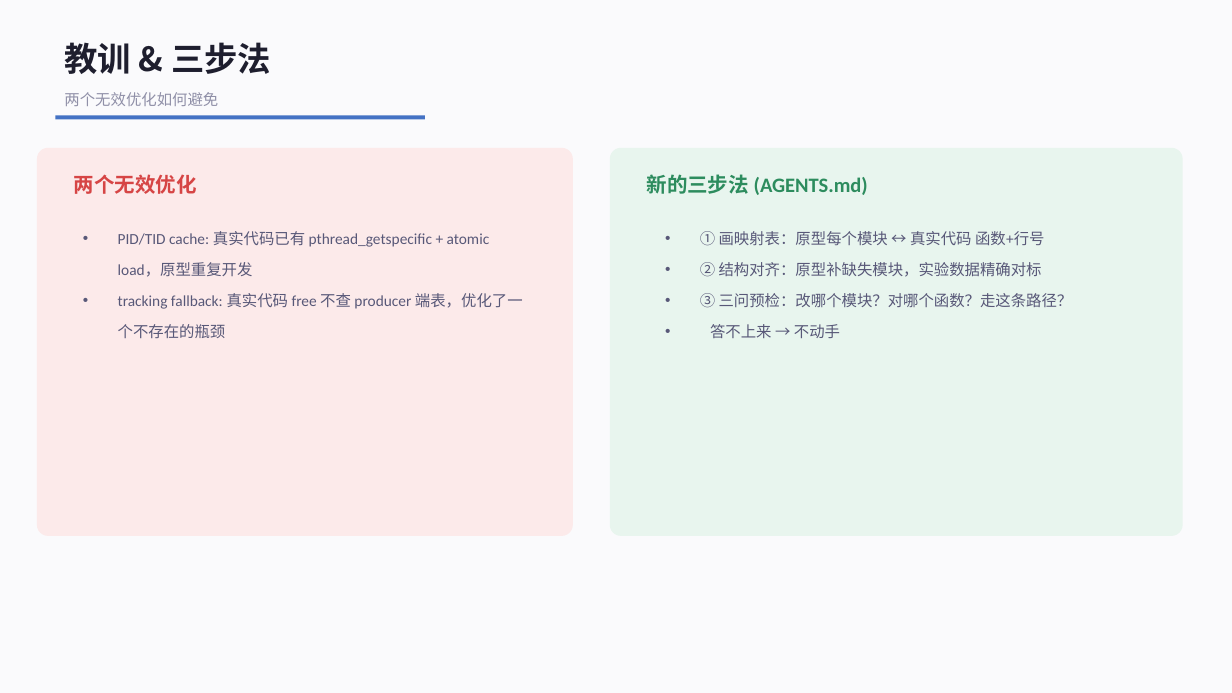
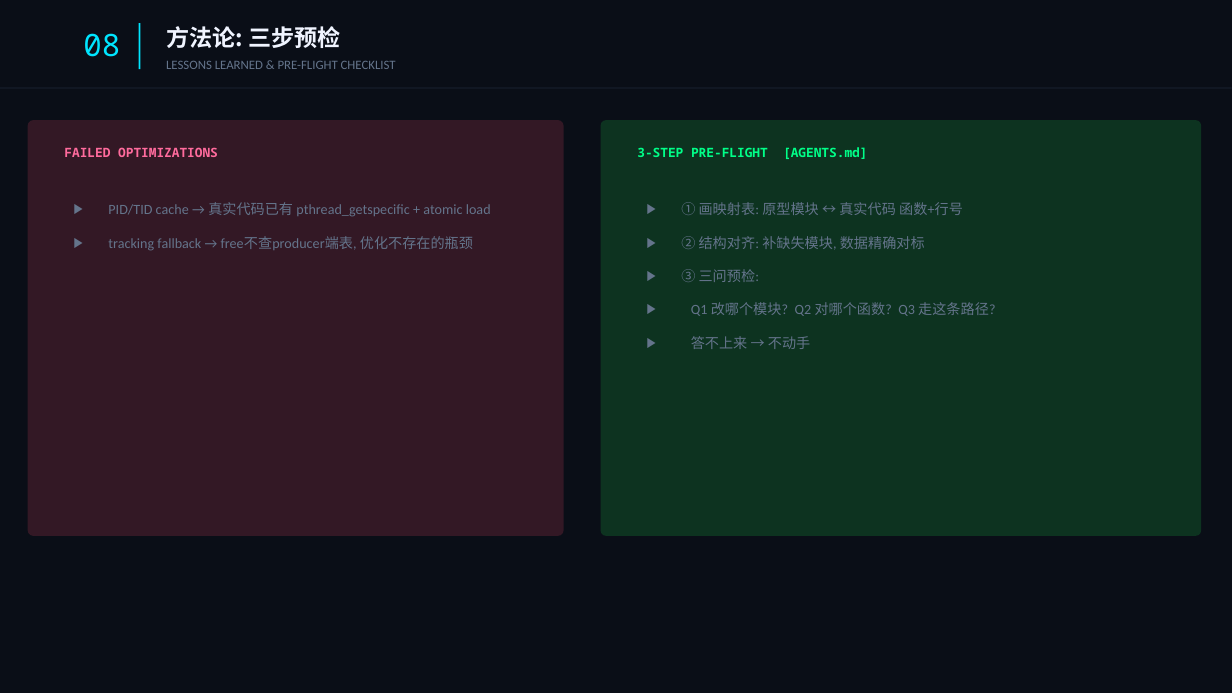
Before and after one commit to YiChiChen1106/Nativehook_linux_planb, a slide deck: slide 9 of presentation/native_hook_progress_2026-06-05.pptx. Drawn at 1232x693 pixels with LibreOffice and Linux fonts; fonts in the diff are those of the drawing. Boxes give left, top, right and bottom in pixels: in the first picture for what was removed or moved away, otherwise in the second. Text is boxed around its words. In the diff, an @@ line names an element or a change of style, - is before the commit and + after.

Commit message:
Redesign PPT v3: dark tech style with neon accents and Consolas

```diff
--- a/presentation/native_hook_progress_2026-06-05.pptx
+++ b/presentation/native_hook_progress_2026-06-05.pptx
@@ background #FAFAFC to #0A0E17 @@
@@ rectangle added at (x1=139, y1=23, x2=140, y2=69), fill #00E5FF @@
@@ text at (x1=166, y1=26, x2=340, y2=48): text changed; size 26 to 18 pt; text colour #1E1E2E to #F0F4FF @@
-教训 & 三步法
+方法论: 三步预检
@@ text added at (x1=83, y1=33, x2=120, y2=57), 24 pt, text #00E5FF @@
+08
@@ rectangle added at (x1=0, y1=88, x2=1232, y2=89), fill #1E293B @@
@@ text added at (x1=166, y1=61, x2=396, y2=69), 10 pt, text #64748B @@
+LESSONS LEARNED & PRE-FLIGHT CHECKLIST
@@ rectangle removed at (x1=55, y1=116, x2=425, y2=119) @@
@@ text removed at (x1=64, y1=92, x2=218, y2=106) @@
-两个无效优化如何避免
@@ rounded rectangle resized from (x1=37, y1=148, x2=573, y2=536) to (x1=28, y1=120, x2=564, y2=536) @@
@@ rounded rectangle at (x1=28, y1=120, x2=564, y2=536): fill #FCEAEA to #331825; proportions changed @@
@@ text added at (x1=64, y1=147, x2=218, y2=157), 10 pt, text #FF6B9D, bold @@
+FAILED OPTIMIZATIONS
@@ rounded rectangle resized from (x1=610, y1=148, x2=1183, y2=536) to (x1=601, y1=120, x2=1202, y2=536) @@
@@ rounded rectangle at (x1=601, y1=120, x2=1202, y2=536): fill #E8F5EE to #0D3320; proportions changed @@
@@ text added at (x1=637, y1=147, x2=867, y2=159), 10 pt, text #00FF88, bold @@
+3-STEP PRE-FLIGHT [AGENTS.md]
@@ text removed at (x1=74, y1=174, x2=197, y2=194) @@
-两个无效优化
@@ text removed at (x1=647, y1=174, x2=868, y2=195) @@
-新的三步法 (AGENTS.md)
@@ text at (x1=108, y1=202, x2=491, y2=250): text changed; size 12 to 11 pt; text colour #585878 to #64748B @@
-• PID/TID cache: 真实代码已有 pthread_getspecific + atomic load，原型重复开发
-• tracking fallback: 真实代码 free 不查 producer 端表，优化了一个不存在的瓶颈
+▶ PID/TID cache → 真实代码已有 pthread_getspecific + atomic load
+▶ tracking fallback → free不查producer端表, 优化不存在的瓶颈
@@ text "① 画映射表: 原型模块 ↔ 真实代码 ..." moved from (x1=700, y1=231, x2=1073, y2=338) to (x1=681, y1=202, x2=995, y2=349) @@
@@ text at (x1=681, y1=202, x2=995, y2=316): text changed; size 12 to 11 pt; text colour #585878 to #64748B @@
-• ① 画映射表：原型每个模块 ↔ 真实代码 函数+行号
-• ② 结构对齐：原型补缺失模块，实验数据精确对标
-• ③ 三问预检：改哪个模块？对哪个函数？走这条路径？
+▶ ① 画映射表: 原型模块 ↔ 真实代码 函数+行号
+▶ ② 结构对齐: 补缺失模块, 数据精确对标
+▶ ③ 三问预检:
+▶ Q1 改哪个模块? Q2 对哪个函数? Q3 走这条路径?
@@ text at (x1=691, y1=336, x2=810, y2=349): size 12 to 11 pt, text colour #585878 to #64748B in "答不上来 → 不动手"; bullet • to ▶; line spacing 24pt to 22pt; more space between paragraphs @@
```
Also in this commit, not shown: 8 other slides changed, 1 slide added, 1 slide removed, 1 other file.
